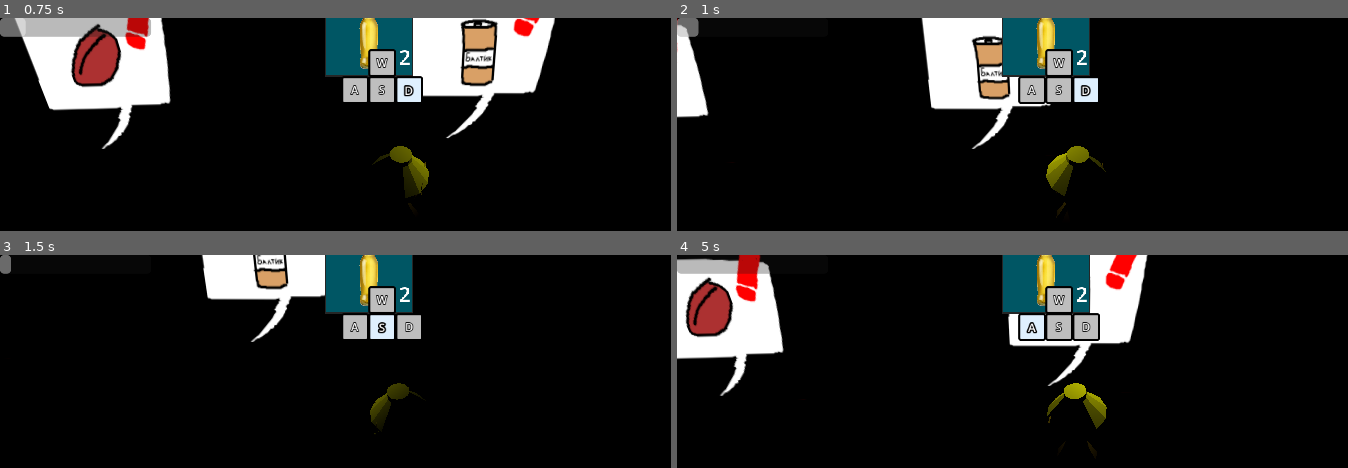
Above: before the commit, frames 1-4 (two rows, left to right).
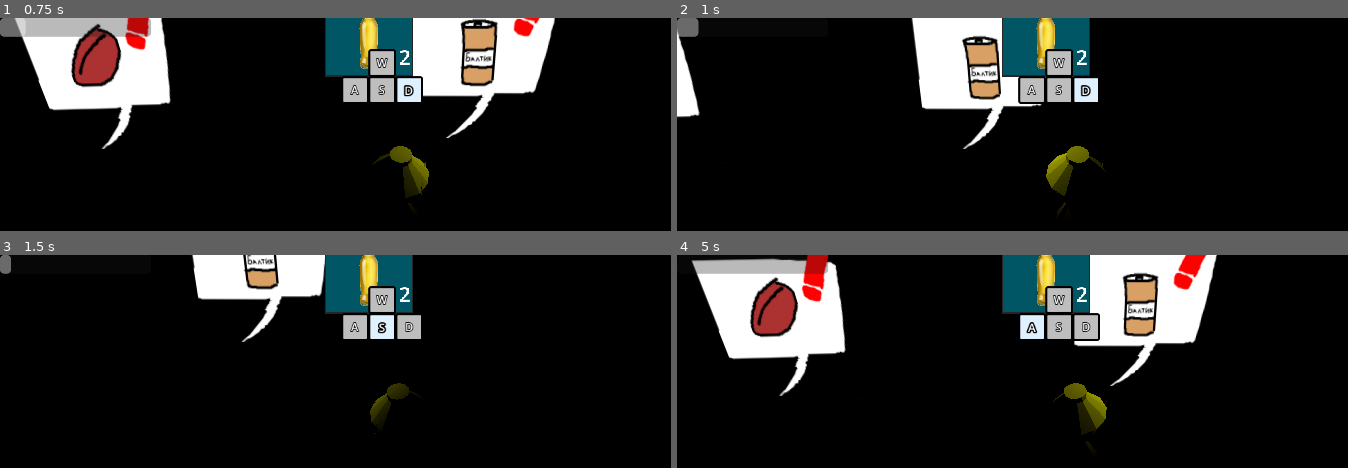
Above: after the commit, the same moments.

Repository: dueip/2024f_gamejam_misis
Game: Godot game, scene res://test_tw.tscn
The game is run twice, just before and just after one commit, with the same random seed, the same clock (stepped at 60 frames per second) and the same inputs. This scene is started directly instead of the project's main scene.
Inputs (mouse positions are in pixels of both pictures, inside the frame that each line leads up to):
- Up to frame 1 (0.75 s): tap Enter at 0.5 s; move the mouse to (577, 220) at 0.52 s; hold D (character_right) from 0.53 s (still down); tap Space (character_dash) at 0.6 s; click (577, 220) at 0.67 s
- Up to frame 2 (1 s): keep holding D (character_right)
- Up to frame 3 (1.5 s): move the mouse to (outside the picture) at 1.27 s; release D (character_right) at 1.28 s; hold S (character_back) from 1.28 s (still down); tap Shift (character_run) at 1.35 s
- Up to frame 4 (5 s): move the mouse to (1153, 380) at 2.02 s; release S (character_back) at 2.03 s; hold D (character_right) 2.03-2.78 s; tap Space (character_dash) at 2.1, 3.6 s; move the mouse to (outside the picture) at 2.77 s; hold W (character_up) 2.78-3.53 s; tap Shift (character_run) at 2.85, 4.35 s; click (outside the picture) at 2.92 s; move the mouse to (outside the picture) at 3.52 s; hold A (character_left) from 3.53 s (still down); move the mouse to (838, 412) at 4.27 s

Frame 1 is identical in both runs. In frame 2, 3.1% of the frame differs, in the area x 0-56%, y 0-62%; in frame 3, 1.7%; in frame 4, 17%, in the area x 0-81%, y 0-90%.

Commit message:
feat: Добавить замедление при встрече с толпой

Diff:
--- a/character.gd
+++ b/character.gd
@@ -39,6 +39,17 @@
 var gravity = ProjectSettings.get_setting("physics/3d/default_gravity")
 
 var running_mult: float = 1
+
+var slow_down_value_percents: float = 0
+
+
+
+func restoreFromSlowingDown():
+	slowDown(0)
+
+func slowDown(value_in_percents: float):
+	slow_down_value_percents = value_in_percents
+
 
 func calculatePositionToLookAt(point: Vector2, current_position: Vector3, camera: Camera3D) -> Vector3:
 	var normal = camera.project_ray_normal(point)
@@ -119,7 +130,7 @@
 	else:
 		velocity.x = move_toward(velocity.x, 0, SPEED * speed_multiplyer * running_mult)
 		velocity.z = move_toward(velocity.z, 0, SPEED * speed_multiplyer * running_mult)
-
+	velocity -= velocity * slow_down_value_percents / 100
 	move_and_slide()
 
 
--- a/crowd.gd
+++ b/crowd.gd
@@ -1,7 +1,9 @@
-extends Node3D
+extends Area3D
 
 @export var number: int = 6
 @export var number_of_rows: int = 3
+
+
 
 @export var people : Array[PackedScene]
 
@@ -15,6 +17,7 @@
 			person.position.x += person.scale.x * 2 * j
 			person.position.z += person.scale.z * 2 * i
 			people_spawned.push_back(person)
+
 
 
 	for pers in people_spawned:
@@ -34,3 +37,14 @@
 
 func _on_tween_finished():
 	is_tween_finished = true
+
+
+
+func _on_body_entered(body):
+	if body is Character:
+		body.slowDown(50)
+
+
+func _on_body_exited(body):
+	if body is Character:
+		body.restoreFromSlowingDown()
--- a/crowd.tscn
+++ b/crowd.tscn
@@ -6,6 +6,15 @@
 [ext_resource type="PackedScene" uid="uid://dx5eeyxdf1u4i" path="res://assets/Gray.glb" id="3_qc8dx"]
 [ext_resource type="PackedScene" uid="uid://g4l5xeukx78n" path="res://assets/Nudist.glb" id="4_mukqy"]
 
-[node name="Crowd" type="Node3D"]
+[sub_resource type="BoxShape3D" id="BoxShape3D_7rjkg"]
+
+[node name="Crowd" type="Area3D"]
 script = ExtResource("1_051vd")
 people = Array[PackedScene]([ExtResource("1_yj7m1"), ExtResource("2_rxacl"), ExtResource("3_qc8dx"), ExtResource("4_mukqy")])
+
+[node name="CollisionShape3D" type="CollisionShape3D" parent="."]
+transform = Transform3D(4.99903, 0, 0, 0, 4.99903, 0, 0, 0, 4.99903, 0, 0, 0)
+shape = SubResource("BoxShape3D_7rjkg")
+
+[connection signal="body_entered" from="." to="." method="_on_body_entered"]
+[connection signal="body_exited" from="." to="." method="_on_body_exited"]
--- a/project.godot
+++ b/project.godot
@@ -47,13 +47,3 @@
 "events": [Object(InputEventKey,"resource_local_to_scene":false,"resource_name":"","device":-1,"window_id":0,"alt_press …(182 unchanged characters)…
 ]
 }
-character_use_item={
-"deadzone": 0.5,
-"events": [Object(InputEventKey,"resource_local_to_scene":false,"resource_name":"","device":-1,"window_id":0,"alt_pressed":false,"shift_pressed":false,"ctrl_pressed":false,"meta_pressed":false,"pressed":false,"keycode":0,"physical_keycode":81,"key_label":0,"unicode":113,"echo":false,"script":null)
-]
-}
-character_drop_item={
-"deadzone": 0.5,
-"events": [Object(InputEventKey,"resource_local_to_scene":false,"resource_name":"","device":-1,"window_id":0,"alt_pressed":false,"shift_pressed":false,"ctrl_pressed":false,"meta_pressed":false,"pressed":false,"keycode":0,"physical_keycode":69,"key_label":0,"unicode":101,"echo":false,"script":null)
-]
-}
--- a/test_tw.tscn
+++ b/test_tw.tscn
@@ -70,9 +70,16 @@
 offset_bottom = -524.0
 
 [node name="Crowd" parent="." instance=ExtResource("6_ghrwc")]
-transform = Transform3D(-0.449215, -0.0852613, -0.720707, -0.0422523, 0.849236, -0.0741307, 0.724502, -0.00333809, -0.451185, 9.58184, 0.229614, -8.91407)
+transform = Transform3D(-0.526314, -0.0998947, -0.844402, -0.0495041, 0.99499, -0.0868538, 0.848848, -0.00391103, -0.528622, 9.58184, 0.229614, -8.91407)
 
 [node name="Crowd2" parent="." instance=ExtResource("6_ghrwc")]
-transform = Transform3D(0.570738, -0.0246569, -0.634139, 0.0165525, 0.853156, -0.018275, 0.634403, -7.77356e-05, 0.570978, 7.39256, -0.291356, -16.4781)
+transform = Transform3D(0.668694, -0.0288887, -0.742977, 0.0193934, 0.999583, -0.0214117, 0.743285, -9.09977e-05, 0.668975, 7.65895, 0.21455, -13.5377)
+
+[node name="Crowd3" parent="." instance=ExtResource("6_ghrwc")]
+transform = Transform3D(-0.468117, -0.0998947, 0.878002, -0.0504655, 0.99499, 0.0862987, -0.882224, -0.00391097, -0.470813, 3.6191, 0.229614, -8.91407)
+
+[node name="Crowd4" parent="." instance=ExtResource("6_ghrwc")]
+transform = Transform3D(-0.977784, -0.0288889, -0.207617, -0.0282399, 0.999583, -0.00608943, 0.207706, -9.10512e-05, -0.978191, 1.69622, 0.21455, -13.5377)
+number = 15
 
 [editable path="TestRoom"]
Not shown: 1 places in crowd.tscn that only renumber resources
